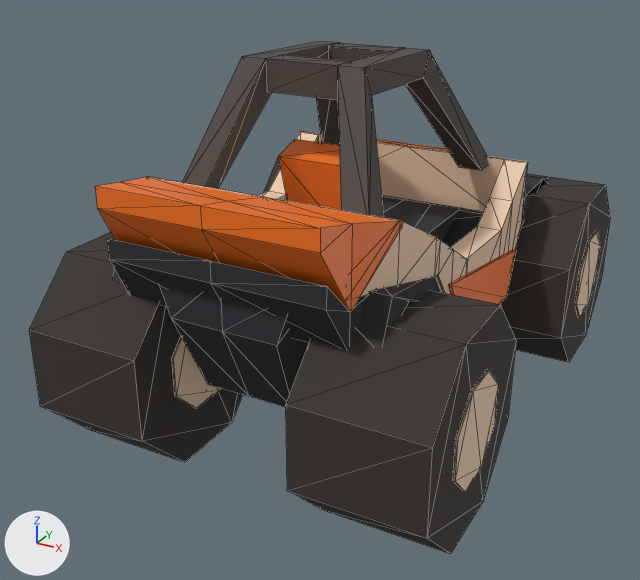
A saved change to the glTF model models/cars/kum.glb.
Before and after are seen from a 50 mm lens placed at (2.07, -4.28, 2.66), pointed at (-0.15, -0.25, 0.65). Every picture has the same lights, and +X, +Y and +Z are marked at lower left. The picture after the commit comes second. Mesh edges are drawn as thin lines. Vertices at exactly the same position are counted once.

Before the edit, the objects in view are built like this:
```python
ob_body = bpy.data.objects.new('body', me_body)
ob_body.location = (0.0, 0.0, 0.0)
ob_wheel_fl = bpy.data.objects.new('wheel_FL', me_wheel_fl)
ob_wheel_fl.location = (-0.73, 1.023, 0.523)
ob_wheel_fr = bpy.data.objects.new('wheel_FR', me_wheel_fr)
ob_wheel_fr.location = (0.73, 1.023, 0.523)
ob_wheel_rl = bpy.data.objects.new('wheel_RL', me_wheel_rl)
ob_wheel_rl.location = (-0.73, -1.023, 0.523)
ob_wheel_rr = bpy.data.objects.new('wheel_RR', me_wheel_rr)
ob_wheel_rr.location = (0.73, -1.023, 0.523)
```
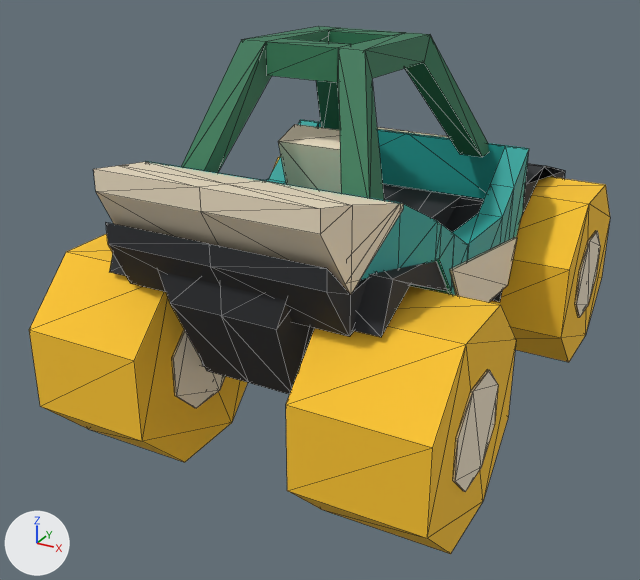
What changed in the scene script:
```text
Change mat_paint:
    mat_paint.base_color: (0.848, 0.604, 0.42) -> (0.0138, 0.366, 0.333)  # beige #edccad -> cyan #1fa39c
Change mat_cage:
    mat_cage.base_color: (0.0684, 0.0593, 0.0509) -> (0.0272, 0.187, 0.089)  # dark grey #4a4540 -> dark green #2e7854
Change mat_tire:
    mat_tire.base_color: (0.0397, 0.0331, 0.0272) -> (1.0, 0.57, 0.0245)  # dark grey #38332e -> yellow #ffc72b
Add mat_accent:
    mat_accent = principled_material('Accent')
    mat_accent.base_color = (0.896, 0.776, 0.577)  # beige #f3e4c8
    mat_accent.roughness = 0.6
Change me_body:
    used by ob_body; location = (0.0, 0.0, 0.0)
    remove me_body.from_pydata(...)  # 342 vertices, 634 faces; spans x -0.76..0.76, y -1.52..1.6, z 0.44..1.99
    add me_body.from_pydata(...)  # 342 vertices, 634 faces; spans x -0.76..0.76, y -1.52..1.6, z 0.52..2.06
    me_body part 1: the whole mesh is moved by (0.0, 0.0, 0.08)
    me_body part 2: all 88 faces that had it switch from mat_orange (orange #f57314) to mat_accent (beige #f3e4c8)
```

Where the change shows, as pixel boxes [x1, y1, x2, y2] in the pictures (640 x 580 px; the box of a moved part takes in the faces that stretch with it):
'body', recoloured, moved: before [95, 41, 549, 407]; after [93, 26, 565, 394]
'wheel_RR', recoloured (dark grey to yellow): [286, 290, 516, 554] in both
'wheel_RL', recoloured (dark grey to yellow): [29, 234, 243, 462] in both
'wheel_FR', recoloured (lighter): [501, 177, 610, 362] in both
'wheel_FL', recoloured: [263, 157, 281, 193] in both
part 1 of me_body, moved or reshaped: before [95, 41, 549, 407]; after [93, 26, 565, 394]
part 2 of me_body, recoloured: before [95, 139, 516, 312]; after [93, 124, 517, 302]
